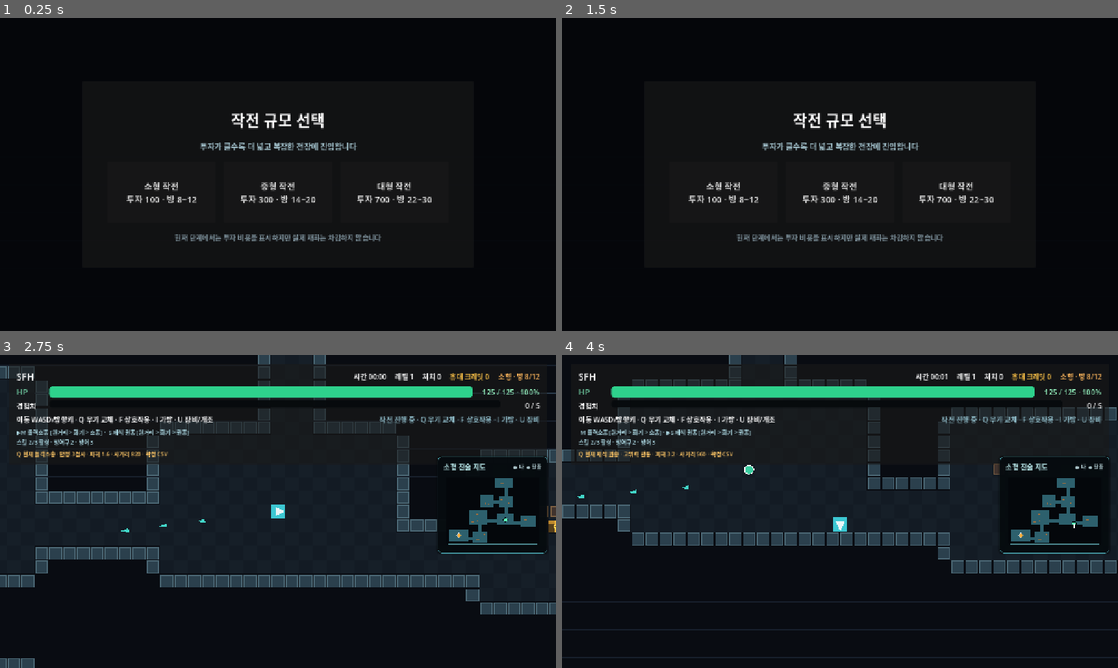
Above: before the commit, frames 1-4 (two rows, left to right).
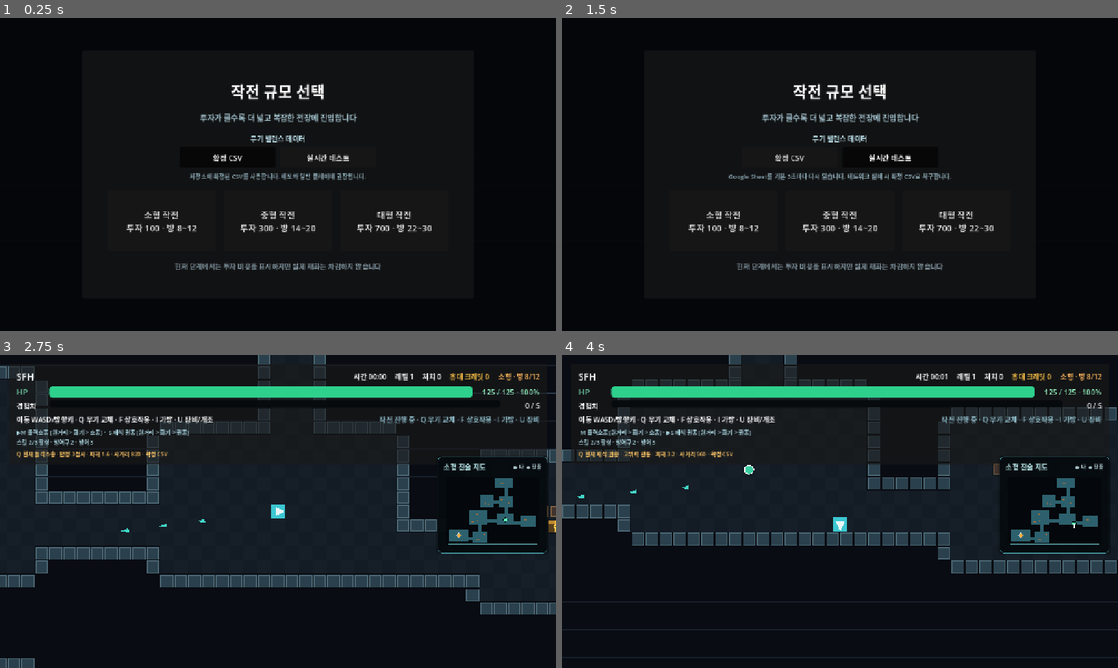
Above: after the commit, the same moments.

Repository: aedws/SFH
Game: Godot game, scene res://game/scenes/game.tscn
The game is run twice, just before and just after one commit, with the same random seed, the same clock (stepped at 60 frames per second) and the same inputs.
Inputs (mouse positions are in pixels of both pictures, inside the frame that each line leads up to):
- Up to frame 1 (0.25 s): no input
- Up to frame 2 (1.5 s): click (789, 158) at 0.5 s, where only the run after the commit has a clickable "확정 CSV"; click (890, 158) at 1.25 s, where only the run after the commit has a clickable "실시간 테스트"
- Up to frame 3 (2.75 s): click "소형 작전 투자 100 · 방 8~12" at 2 s
- Up to frame 4 (4 s): tap Enter at 2.75 s; move the mouse to (962, 495) at 2.77 s; hold Right (ui_right) 2.78-3.53 s; tap F (interact) at 2.85 s; click (962, 495) at 2.92 s; tap Space at 3.02, 3.77 s; move the mouse to (728, 527) at 3.52 s; hold Down (ui_down) from 3.53 s (still down); tap Q (switch_weapon) at 3.6 s

The runs differ from the first frame. In frame 1, 4.9% of the frame differs, in the area x 22-78%, y 20-81%; in frame 2, 5.0%; in frame 3, less than 0.1%; in frame 4, less than 0.1%.

Commit message:
feat: add balance source mode selector

Diff:
--- a/game/scenes/game.gd
+++ b/game/scenes/game.gd
@@ -98,6 +98,10 @@
 @onready var experience_bar: ProgressBar = %ExperienceBar
 @onready var experience_label: Label = %ExperienceLabel
 @onready var run_setup_overlay: Control = %RunSetupOverlay
+@onready var balance_mode_section: Control = %BalanceModeSection
+@onready var locked_balance_button: Button = %LockedBalanceButton
+@onready var live_balance_button: Button = %LiveBalanceButton
+@onready var balance_mode_description: Label = %BalanceModeDescription
 @onready var small_map_button: Button = %SmallMapButton
 @onready var medium_map_button: Button = %MediumMapButton
 @onready var large_map_button: Button = %LargeMapButton
@@ -122,6 +126,7 @@
 var progression_system
 var current_map_config: Resource
 var selected_map_size: String = "small"
+var selected_balance_source_mode: int = WeaponBalanceConfig.SourceMode.LOCKED_CSV
 var elapsed_time: float = 0.0
 var defeated_enemies: int = 0
 var run_started: bool = false
@@ -131,6 +136,12 @@
 func _ready() -> void:
 	process_mode = Node.PROCESS_MODE_ALWAYS
 	restart_button.pressed.connect(_restart_run)
+	locked_balance_button.pressed.connect(
+		_select_balance_source_mode.bind(WeaponBalanceConfig.SourceMode.LOCKED_CSV)
+	)
+	live_balance_button.pressed.connect(
+		_select_balance_source_mode.bind(WeaponBalanceConfig.SourceMode.LIVE_GOOGLE_SHEET)
+	)
 	small_map_button.pressed.connect(start_run.bind("small"))
 	medium_map_button.pressed.connect(start_run.bind("medium"))
 	large_map_button.pressed.connect(start_run.bind("large"))
@@ -138,6 +149,7 @@
 	map_label.visible = false
 	interaction_label.visible = false
 	game_over_overlay.visible = false
+	balance_mode_section.visible = false
 
 	if features == null:
 		_report_configuration_error("FeatureManifest가 지정되지 않았습니다.")
@@ -156,6 +168,7 @@
 	_configure_tier_button(small_map_button, "small")
 	_configure_tier_button(medium_map_button, "medium")
 	_configure_tier_button(large_map_button, "large")
+	_configure_balance_mode_selector()
 
 	if features.run_setup_enabled:
 		run_setup_overlay.visible = true
@@ -295,12 +308,59 @@
 		_report_configuration_error("무기 밸런스 모듈의 공개 계약이 올바르지 않습니다.")
 		return false
 	weapon_balance_service.connect(&"balance_error", Callable(self, &"_on_weapon_balance_error"))
-	if not weapon_balance_service.call(
-		&"configure", load(features.weapon_balance_config_path)
+	var balance_config := load(features.weapon_balance_config_path) as WeaponBalanceConfig
+	if balance_config == null:
+		_report_configuration_error("무기 밸런스 설정 Resource 형식이 올바르지 않습니다.")
+		return false
+	balance_config = balance_config.duplicate(true) as WeaponBalanceConfig
+	balance_config.source_mode = selected_balance_source_mode
+	if not weapon_balance_service.call(&"configure", balance_config):
+		_report_configuration_error("무기 밸런스 데이터를 불러오지 못했습니다.")
+		return false
+	return true
+
+
+func _configure_balance_mode_selector() -> void:
+	balance_mode_section.visible = features.weapon_balance_enabled
+	if not balance_mode_section.visible:
+		return
+	var balance_config := load(features.weapon_balance_config_path) as WeaponBalanceConfig
+	if balance_config == null:
+		live_balance_button.disabled = true
+		_select_balance_source_mode(WeaponBalanceConfig.SourceMode.LOCKED_CSV)
+		balance_mode_description.text = "밸런스 설정을 읽을 수 없어 확정 CSV만 선택할 수 있습니다."
+		return
+	live_balance_button.disabled = balance_config.live_csv_url.is_empty()
+	var initial_mode := int(balance_config.source_mode)
+	if (
+		initial_mode == WeaponBalanceConfig.SourceMode.LIVE_GOOGLE_SHEET
+		and live_balance_button.disabled
 	):
-		_report_configuration_error("확정 무기 밸런스 CSV를 불러오지 못했습니다.")
-		return false
-	return true
+		initial_mode = WeaponBalanceConfig.SourceMode.LOCKED_CSV
+	_select_balance_source_mode(initial_mode)
+
+
+func _select_balance_source_mode(source_mode: int) -> void:
+	if (
+		source_mode == WeaponBalanceConfig.SourceMode.LIVE_GOOGLE_SHEET
+		and live_balance_button.disabled
+	):
+		return
+	selected_balance_source_mode = source_mode
+	locked_balance_button.button_pressed = (
+		source_mode == WeaponBalanceConfig.SourceMode.LOCKED_CSV
+	)
+	live_balance_button.button_pressed = (
+		source_mode == WeaponBalanceConfig.SourceMode.LIVE_GOOGLE_SHEET
+	)
+	if source_mode == WeaponBalanceConfig.SourceMode.LIVE_GOOGLE_SHEET:
+		balance_mode_description.text = (
+			"Google Sheet를 기본 3초마다 다시 읽습니다. 네트워크 실패 시 확정 CSV로 복구합니다."
+		)
+	else:
+		balance_mode_description.text = (
+			"저장소에 확정된 CSV를 사용합니다. 배포와 일반 플레이에 권장됩니다."
+		)
 
 
 func _install_equipment() -> bool:
--- a/game/scenes/game.tscn
+++ b/game/scenes/game.tscn
@@ -241,7 +241,7 @@
 grow_vertical = 2
 
 [node name="Panel" type="PanelContainer" parent="UI/RunSetupOverlay/Center"]
-custom_minimum_size = Vector2(900, 430)
+custom_minimum_size = Vector2(900, 570)
 layout_mode = 2
 
 [node name="Margin" type="MarginContainer" parent="UI/RunSetupOverlay/Center/Panel"]
@@ -269,6 +269,48 @@
 theme_override_colors/font_color = Color(0.62, 0.74, 0.78, 1)
 theme_override_font_sizes/font_size = 18
 
+[node name="BalanceModeSection" type="VBoxContainer" parent="UI/RunSetupOverlay/Center/Panel/Margin/Content"]
+unique_name_in_owner = true
+layout_mode = 2
+theme_override_constants/separation = 8
+
+[node name="Title" type="Label" parent="UI/RunSetupOverlay/Center/Panel/Margin/Content/BalanceModeSection"]
+layout_mode = 2
+text = "무기 밸런스 데이터"
+horizontal_alignment = 1
+theme_override_colors/font_color = Color(0.72, 0.86, 0.9, 1)
+theme_override_font_sizes/font_size = 16
+
+[node name="Buttons" type="HBoxContainer" parent="UI/RunSetupOverlay/Center/Panel/Margin/Content/BalanceModeSection"]
+layout_mode = 2
+theme_override_constants/separation = 12
+alignment = 1
+
+[node name="LockedBalanceButton" type="Button" parent="UI/RunSetupOverlay/Center/Panel/Margin/Content/BalanceModeSection/Buttons"]
+unique_name_in_owner = true
+custom_minimum_size = Vector2(220, 48)
+layout_mode = 2
+toggle_mode = true
+button_pressed = true
+text = "확정 CSV"
+theme_override_font_sizes/font_size = 17
+
+[node name="LiveBalanceButton" type="Button" parent="UI/RunSetupOverlay/Center/Panel/Margin/Content/BalanceModeSection/Buttons"]
+unique_name_in_owner = true
+custom_minimum_size = Vector2(220, 48)
+layout_mode = 2
+toggle_mode = true
+text = "실시간 테스트"
+theme_override_font_sizes/font_size = 17
+
+[node name="BalanceModeDescription" type="Label" parent="UI/RunSetupOverlay/Center/Panel/Margin/Content/BalanceModeSection"]
+unique_name_in_owner = true
+layout_mode = 2
+text = "저장소에 확정된 CSV를 사용합니다. 배포와 일반 플레이에 권장됩니다."
+horizontal_alignment = 1
+theme_override_colors/font_color = Color(0.56, 0.68, 0.72, 1)
+theme_override_font_sizes/font_size = 14
+
 [node name="TierButtons" type="HBoxContainer" parent="UI/RunSetupOverlay/Center/Panel/Margin/Content"]
 layout_mode = 2
 theme_override_constants/separation = 18
--- a/game/tests/basic_loop_smoke_test.gd
+++ b/game/tests/basic_loop_smoke_test.gd
@@ -23,6 +23,8 @@
 	if not _verify_inventory_modules():
 		return
 	if not await _verify_weapon_balance_modules():
+		return
+	if not await _verify_balance_mode_selector():
 		return
 	if not await _verify_equipment_modules():
 		return
@@ -293,6 +295,54 @@
 	return true
 
 
+func _verify_balance_mode_selector() -> bool:
+	var game_scene := load(GAME_SCENE_PATH) as PackedScene
+	if game_scene == null:
+		_fail("밸런스 모드 UI를 검증할 Game Scene을 불러오지 못했습니다.")
+		return false
+	var selector_game := game_scene.instantiate()
+	root.add_child(selector_game)
+	await process_frame
+	var locked_button := selector_game.get_node(
+		"UI/RunSetupOverlay/Center/Panel/Margin/Content/BalanceModeSection/Buttons/LockedBalanceButton"
+	) as Button
+	var live_button := selector_game.get_node(
+		"UI/RunSetupOverlay/Center/Panel/Margin/Content/BalanceModeSection/Buttons/LiveBalanceButton"
+	) as Button
+	var description := selector_game.get_node(
+		"UI/RunSetupOverlay/Center/Panel/Margin/Content/BalanceModeSection/BalanceModeDescription"
+	) as Label
+	var failure_message := ""
+	if not locked_button.button_pressed or live_button.button_pressed:
+		failure_message = "작전 선택 화면의 기본 밸런스 모드가 확정 CSV가 아닙니다."
+	elif live_button.disabled:
+		failure_message = "Google Sheet URL이 있지만 실시간 테스트 버튼이 비활성화됐습니다."
+	else:
+		live_button.pressed.emit()
+		if (
+			int(selector_game.get("selected_balance_source_mode"))
+			!= WeaponBalanceConfig.SourceMode.LIVE_GOOGLE_SHEET
+			or not live_button.button_pressed
+			or locked_button.button_pressed
+			or "3초" not in description.text
+		):
+			failure_message = "실시간 테스트 버튼이 선택 상태와 설명을 갱신하지 못했습니다."
+		locked_button.pressed.emit()
+		if (
+			int(selector_game.get("selected_balance_source_mode"))
+			!= WeaponBalanceConfig.SourceMode.LOCKED_CSV
+			or not locked_button.button_pressed
+			or live_button.button_pressed
+		):
+			failure_message = "확정 CSV 버튼으로 복귀하지 못했습니다."
+	root.remove_child(selector_game)
+	selector_game.free()
+	if not failure_message.is_empty():
+		_fail("밸런스 모드 UI 실패: %s" % failure_message)
+		return false
+	return true
+
+
 func _verify_inventory_modules() -> bool:
 	var inventory_scene := load(INVENTORY_SCENE_PATH) as PackedScene
 	var catalog := load(INVENTORY_CATALOG_PATH) as InventoryCatalog
@@ -669,7 +719,7 @@
 			return _fail("게임오버 상태가 적용되지 않았습니다.")
 
 		paused = false
-		print("SMOKE_TEST_OK run_setup tier_entry map minimap equipment loadout …(398 unchanged characters)…
+		print("SMOKE_TEST_OK run_setup balance_mode_ui tier_entry map minimap equipment loadout …(398 unchanged characters)…
 		quit(0)
 		return true
 
Not shown, changed: docs/development-status.md
Not shown, changed: docs/features/weapon-balance.md
Not shown, changed: docs/getting-started/run-project.md
Not shown, changed: docs/index.md
